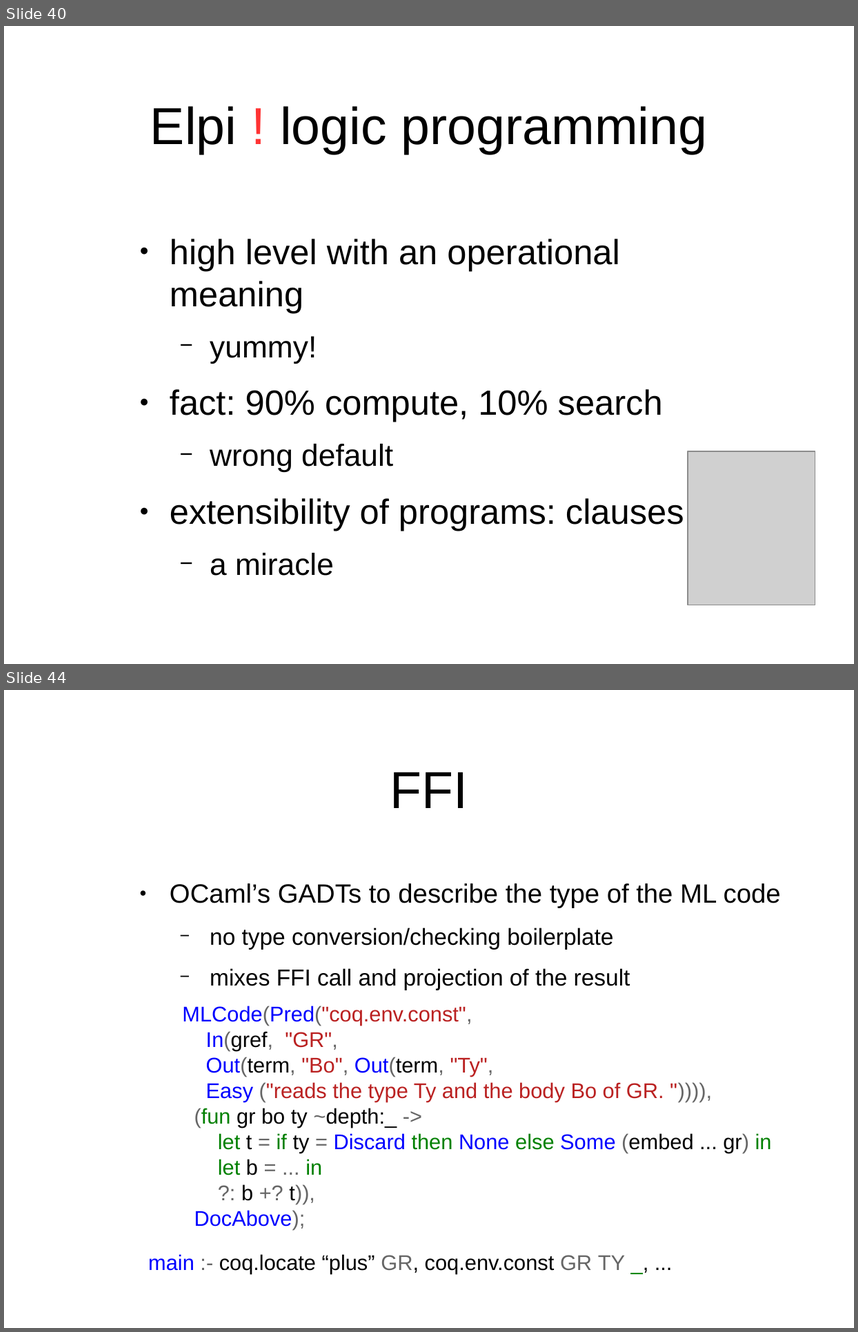
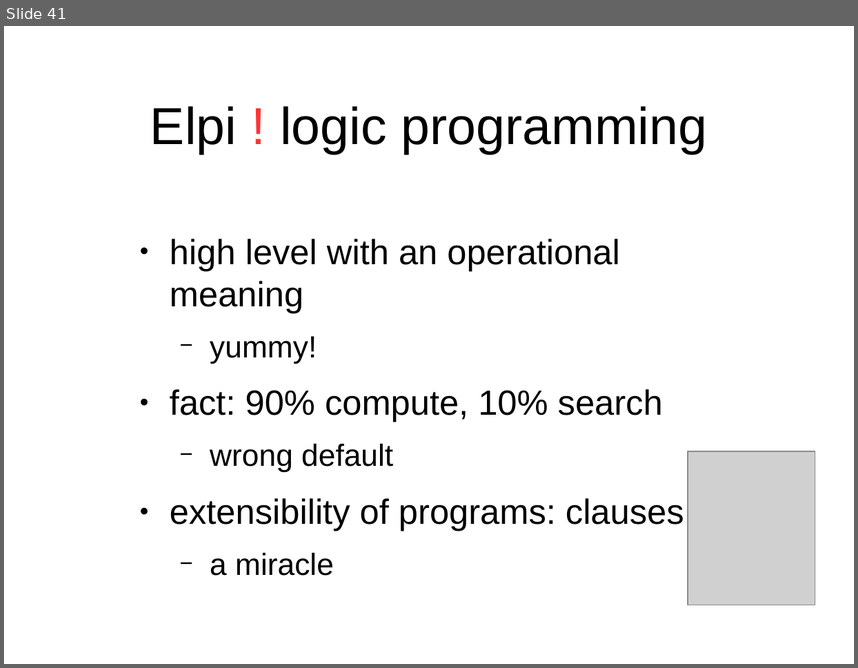
Before and after one commit to gares/demo-nantes-20-12-2023, a slide deck: slides.odp. Shown one above the other, each under a label of ours: slides 40 and 44 before the commit, slide 41 after it; the slides between them are not shown. The pictures are 858x1332 and 858x668 pixels, drawn with LibreOffice and Linux fonts; fonts in the diff are those of the drawing; grey boxes stand for pictures; background and template pictures are left out. Boxes give left, top, right and bottom in pixels: in the first picture for what was removed or moved away, otherwise in the second. Text is boxed around its words. In the diff, an @@ line names an element or a change of style, - is before the commit and + after.

```diff
--- a/slides.odp
+++ b/slides.odp
@@ slide 44 removed at box(4, 690, 854, 1328), background #FFFFFF @@
@@ title removed at box(390, 772, 468, 808) @@
-FFI
@@ text removed at box(170, 883, 781, 989) @@
-● OCaml’s GADTs to describe the type of the ML code
-  − no type conversion/checking boilerplate
-  − mixes FFI call and projection of the result
@@ text removed at box(182, 1005, 772, 1229) @@
-MLCode(Pred("coq.env.const",
-In(gref, "GR",
-Out(term, "Bo", Out(term, "Ty",
-Easy ("reads the type Ty and the body Bo of GR. ")))),
-(fun gr bo ty ~depth:_ ->
-let t = if ty = Discard then None else Some (embed ... gr) in
-let b = ... in
-?: b +? t)),
-DocAbove);
@@ text removed at box(148, 1254, 625, 1273) @@
-main :- coq.locate “plus” GR, coq.env.const GR TY _, ...
@@ what was slide 40 is now slide 41 @@
```
Also in this commit, not shown: 6 slides changed, 12 slides added, 14 other slides removed, 1 other file.
